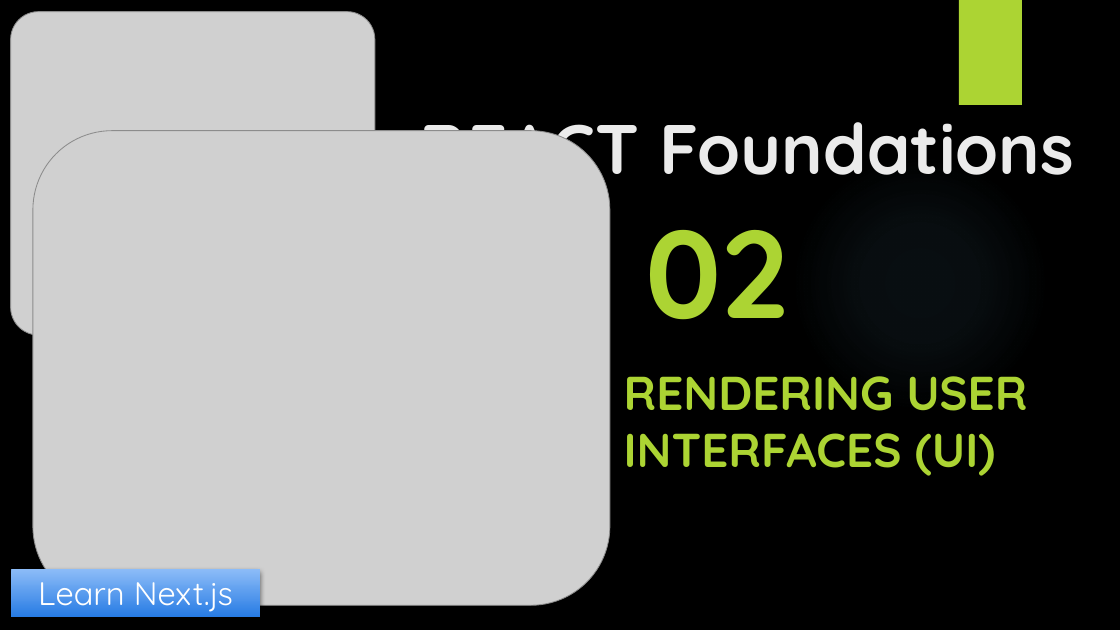
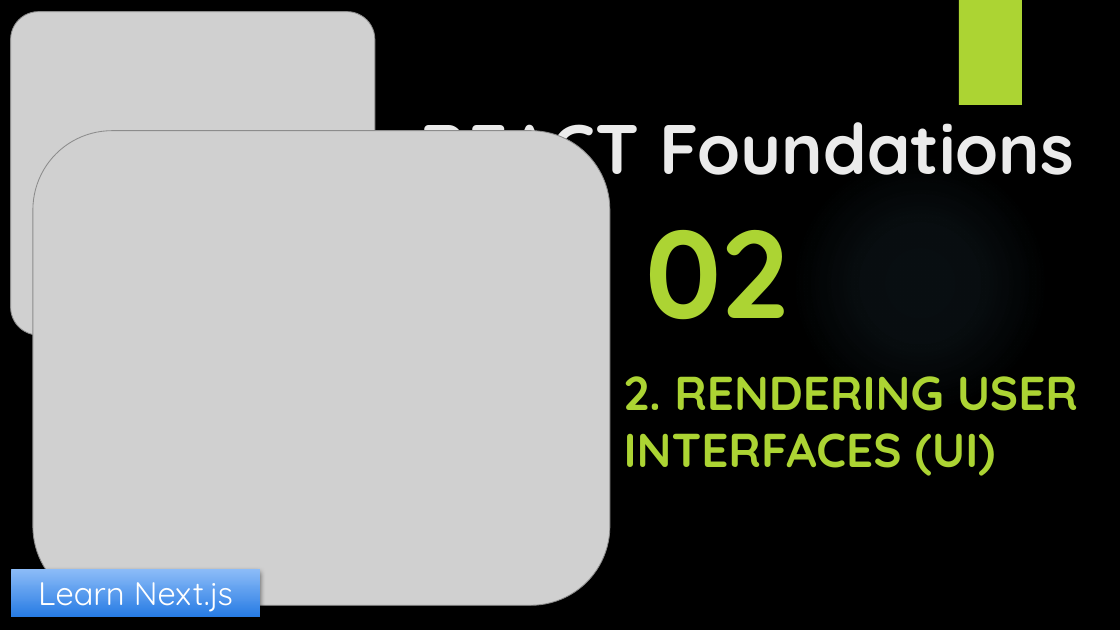
Before and after one commit to yasenstar/learn_javascript, a slide deck: slide 3 of learn_nextjs/1_React-Foundation/React_Foundations.pptx. Drawn at 1120x630 pixels with LibreOffice and Linux fonts; fonts in the diff are those of the drawing; grey boxes stand for pictures; background and template pictures are left out. Boxes give left, top, right and bottom in pixels: in the first picture for what was removed or moved away, otherwise in the second. Text is boxed around its words. In the diff, an @@ line names an element or a change of style, - is before the commit and + after.

```diff
--- a/learn_nextjs/1_React-Foundation/React_Foundations.pptx
+++ b/learn_nextjs/1_React-Foundation/React_Foundations.pptx
@@ subtitle at (624, 376, 1078, 476): text changed @@
-RENDERING USER INTERFACES (UI)
+2. RENDERING USER INTERFACES (UI)
```
Also in this commit, not shown: 6 other slides changed, 1 slide added, 2 other files.
